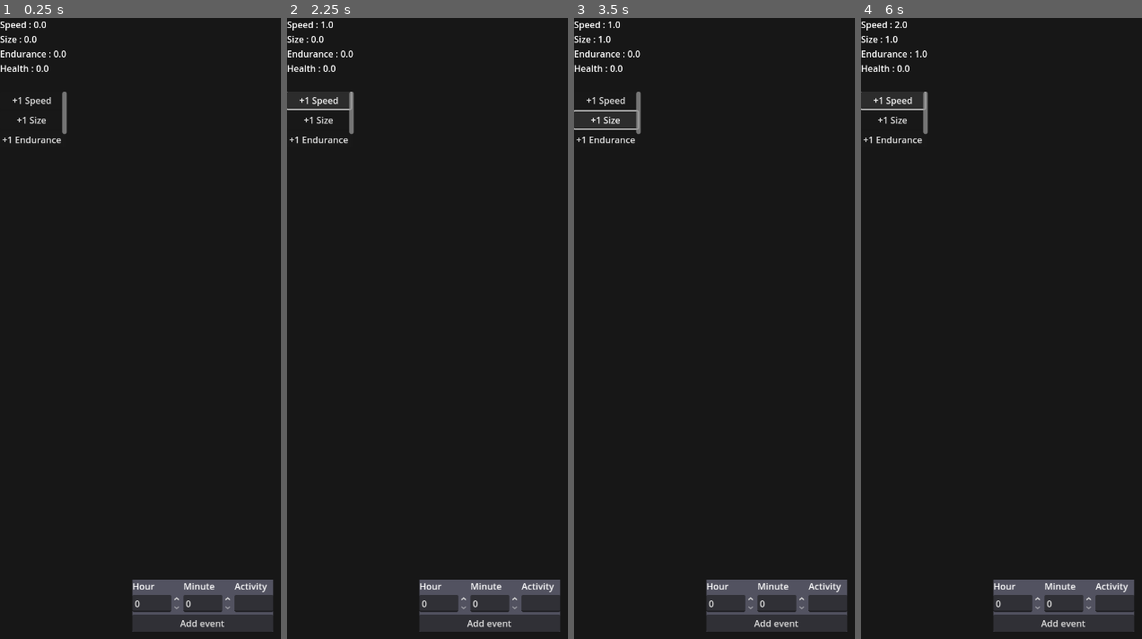
Above: before the commit, frames 1-4 (left to right).
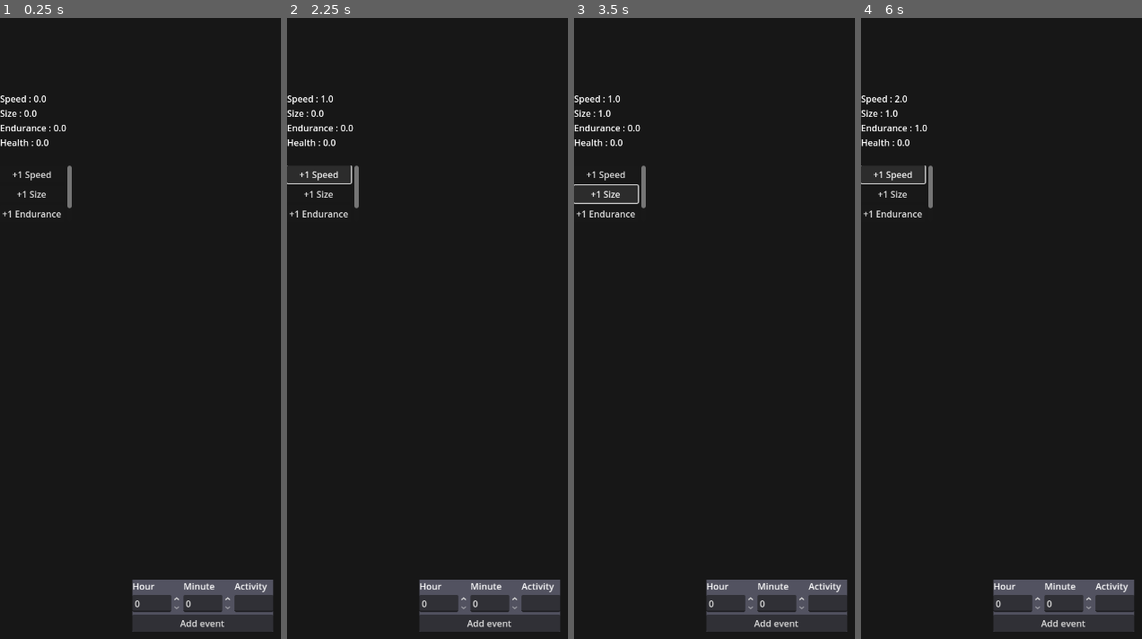
Above: after the commit, the same moments.

Repository: Faisa-l/AT-Interactivity-for-Activity-Project
Game: Godot game, scene res://Scenes/main.tscn
Same seed, same stepped clock (60 frames per second), same inputs: the game is played once before the commit and once after it. The engine's default icon, where the game draws it, is replaced by a stand-in: a white triangle on a blue panel in a dark square.
Inputs (mouse positions are in pixels of both pictures, inside the frame that each line leads up to):
- Up to frame 1 (0.25 s): no input
- Up to frame 2 (2.25 s): click (539, 601) at 0.52 s; type "12" at 0.6 s; click "Add event" at 1.25 s; click "+1 Speed" at 2 s
- Up to frame 3 (3.5 s): click "+1 Size" at 2.75 s
- Up to frame 4 (6 s): click "+1 Endurance" at 3.5 s; click "+1 Health" at 4.25 s; click "Add event" at 5 s; click "+1 Speed" at 5.75 s

The runs differ from the first frame. In frame 1, 1.5% of the frame differs, in the area x 0-26%, y 0-33%; in frame 2, 1.6%; in frame 3, 1.7%; in frame 4, 1.6%.

Commit message:
Add pet image
Image changes depending on stats

Diff:
--- a/Scenes/user_pet.tscn
+++ b/Scenes/user_pet.tscn
@@ -1,6 +1,7 @@
-[gd_scene load_steps=2 format=3 uid="uid://c43owxn3dla16"]
+[gd_scene load_steps=3 format=3 uid="uid://c43owxn3dla16"]
 
 [ext_resource type="Script" uid="uid://dodea0gdiewex" path="res://Scripts/user_pet.gd" id="1_tsvhk"]
+[ext_resource type="Texture2D" uid="uid://bbqhm78xt0m3a" path="res://icon.svg" id="2_ra0v5"]
 
 [node name="UserPet" type="Node"]
 script = ExtResource("1_tsvhk")
@@ -9,6 +10,10 @@
 [node name="DebugContainer" type="VBoxContainer" parent="."]
 offset_right = 105.0
 offset_bottom = 127.0
+
+[node name="PetImage" type="TextureRect" parent="DebugContainer"]
+layout_mode = 2
+texture = ExtResource("2_ra0v5")
 
 [node name="StatsLabel" type="Label" parent="DebugContainer"]
 layout_mode = 2
--- a/Scripts/user_pet.gd
+++ b/Scripts/user_pet.gd
@@ -12,8 +12,14 @@
 @onready
 var debug_button : PackedScene = load("res://Scenes/debug_button.tscn")
 
+@onready
+var pet_image : TextureRect = $DebugContainer/PetImage
+
 @export
 var _stats : Array[String]
+
+@export
+var max_stat_saturate : float = 10
 
 var pet_stats : Dictionary
 
@@ -30,7 +36,7 @@
 		pet_stats[stat] = 0.0
 
 	load_debug_buttons()
-	update_display_stats()
+	update_pet()
 
 # Process the activity and then run its process
 func on_event_ended(event: ScheduledActivity) -> void:
@@ -38,7 +44,7 @@
 	if event.activity == "Walking":
 		pet_stats["Speed"] += process_walking(event)
 
-	update_display_stats()
+	update_pet()
 
 # Will return the result of the stat increase for walking
 func process_walking(event: ScheduledActivity) -> float:
@@ -62,9 +68,43 @@
 		button.text = "+1 " + stat
 
 		# Add binding
-		button.button_up.connect(func(): debug_update_stats(stat))
+		button.button_up.connect(func(): increment_stat(stat))
 
 # Debug function to manually add stats
-func debug_update_stats(stat : String):
+func increment_stat(stat : String):
 	pet_stats[stat] += 1
+	update_pet()
+
+# Handles all functions for updating the pet
+func update_pet() -> void:
 	update_display_stats()
+	reload_pet()
+
+# Updates the pet from its stats
+func reload_pet() -> void:
+
+	# Different pet stats will correlate to different modulate parameters
+	var new_col : Color = Color()
+	var i : int = 0
+	for stat in pet_stats.keys():
+		var val : float = get_rgba_value_from_stat(pet_stats[stat])
+		match i:
+			0:
+				new_col.r = val
+			1:
+				new_col.g = val
+			2:
+				new_col.b = val
+			3:
+				new_col.a = val
+		i += 1
+	pet_image.modulate = new_col
+
+# Returns a value from 0-1 to use in a rgba
+func get_rgba_value_from_stat(value : float) -> float:
+	var out : float = value
+
+	# Logic for manipulating the stat value into an out value goes here
+	out *= 0.1
+
+	return clamp(out, 0.0, 1.0)
